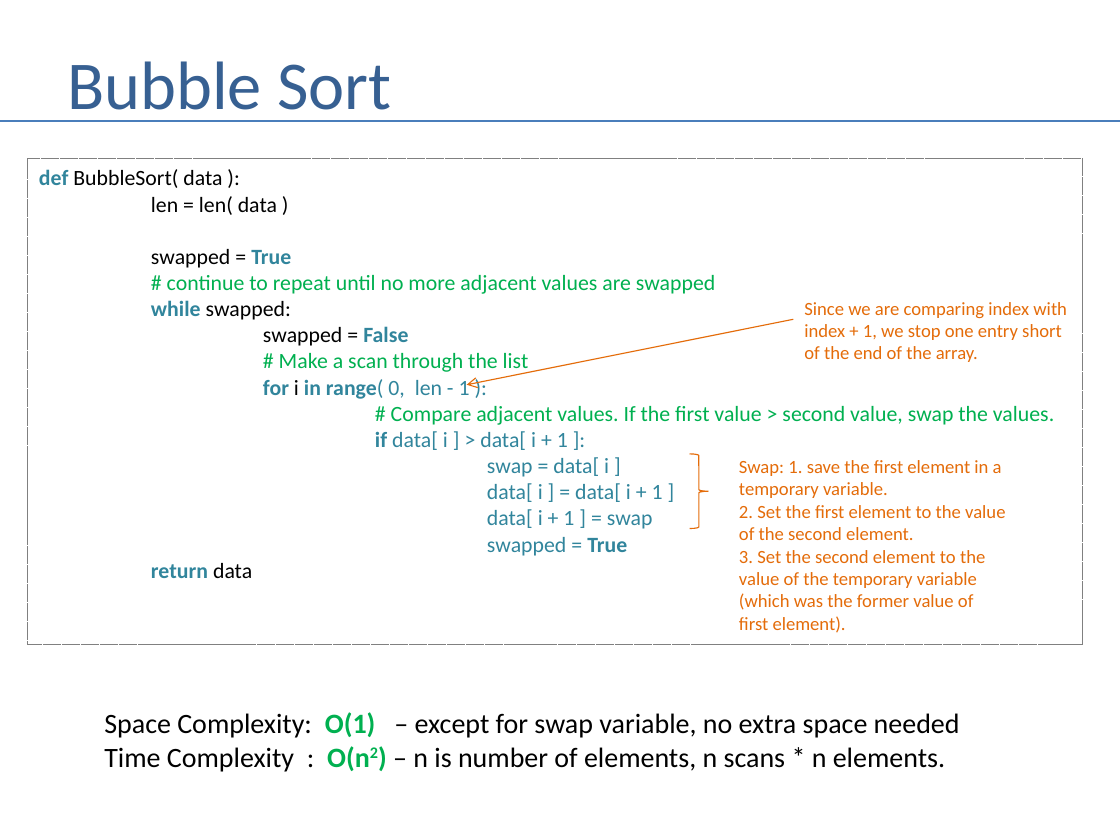
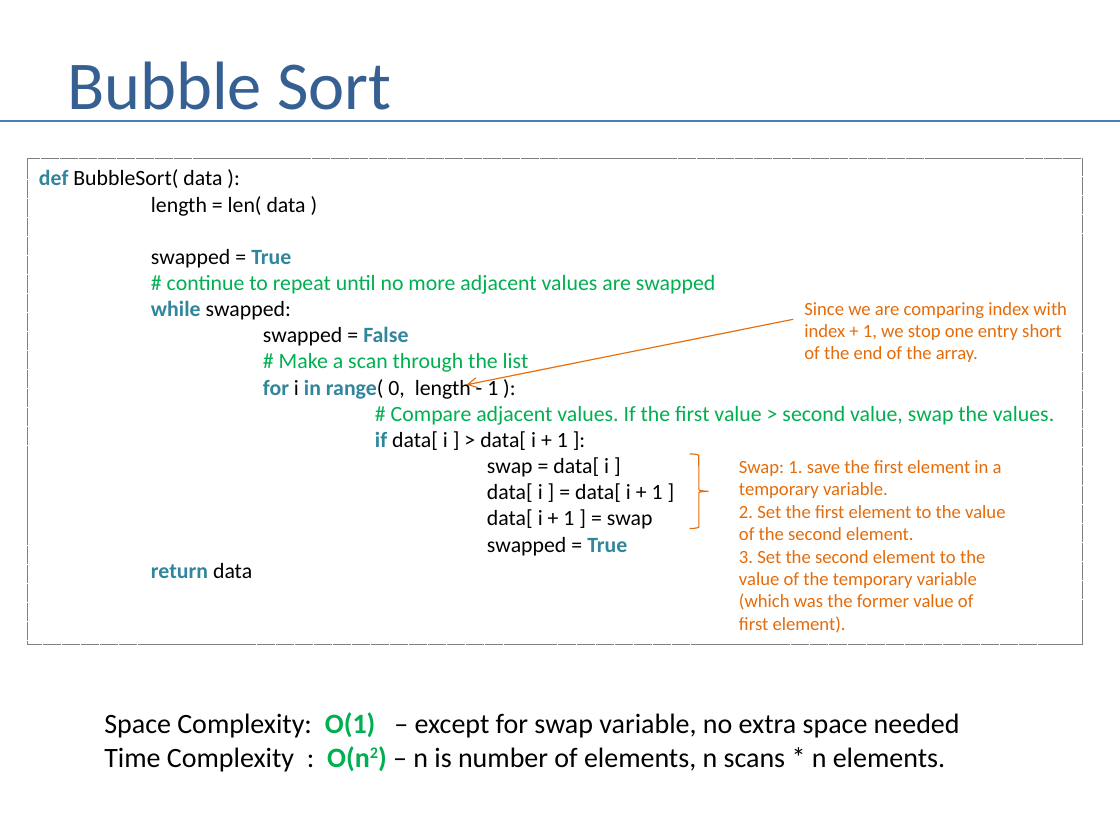
Before and after one commit to andrewferlitsch/Portland-Data-Science-Group, a slide deck: slide 63 of Presentations/Whiteboarding.pptx. Drawn at 1120x840 pixels with LibreOffice and Linux fonts; fonts in the diff are those of the drawing. Boxes give left, top, right and bottom in pixels: in the first picture for what was removed or moved away, otherwise in the second. Text is boxed around its words. In the diff, an @@ line names an element or a change of style, - is before the commit and + after.

```diff
--- a/Presentations/Whiteboarding.pptx
+++ b/Presentations/Whiteboarding.pptx
@@ text in rectangle at [151,196,306,216]: text changed @@
-len = len( data )
+length = len( data )
@@ text in rectangle at [263,378,498,399]: text changed; text colour #31859C to #000000 @@
-for i in range( 0, len - 1 ):
+for i in range( 0, length - 1 ):
@@ text in rectangle at [375,431,663,556]: text colour #31859C to #000000 in "data[ i ] > data[ i + ...", "swap = data[ i ]", "data[ i ] = data[ i + ...", "data[ i + 1 ] = swap" and 1 more places @@
```
Also in this commit, not shown: 3 other slides changed, 2 other files.
